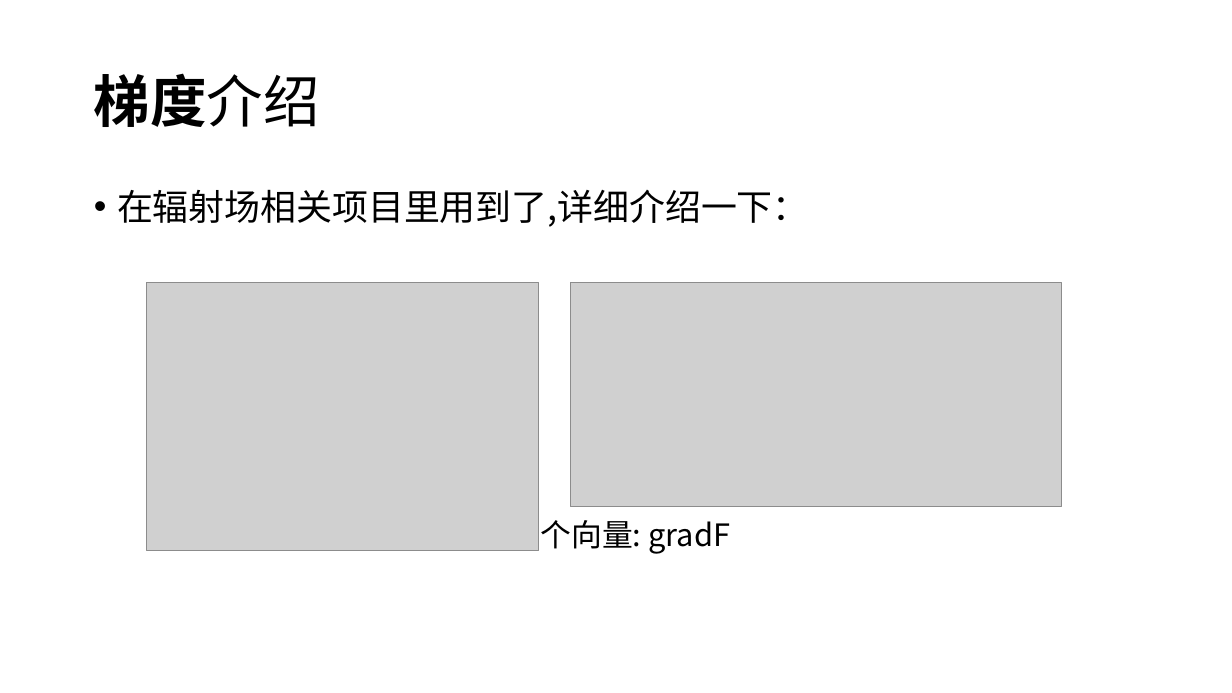
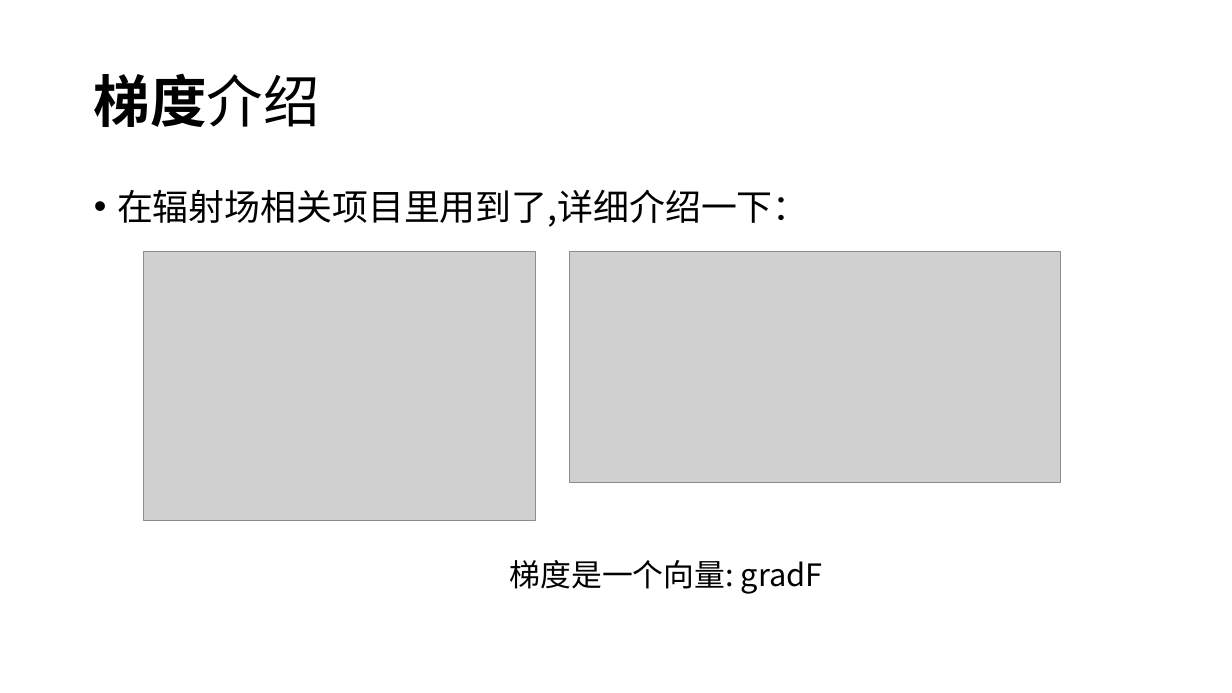
Before and after one commit to panguojun/Coordinate-System, a slide deck: slide 26 of 坐标系.pptx (slide 24 before the commit). Drawn at 1232x693 pixels with LibreOffice and Linux fonts; fonts in the diff are those of the drawing; grey boxes stand for pictures. Boxes give left, top, right and bottom in pixels: in the first picture for what was removed or moved away, otherwise in the second. Text is boxed around its words. In the diff, an @@ line names an element or a change of style, - is before the commit and + after.

```diff
--- a/坐标系.pptx
+++ b/坐标系.pptx
@@ text "在辐射场相关项目里用到了,详细介绍一下：" rewrapped from (117, 189, 809, 555) to (117, 189, 823, 594) @@
@@ picture: place and size @@
-picture at (147, 282, 539, 551)
+picture at (143, 251, 535, 520)
@@ picture: place and size @@
-picture at (570, 282, 1062, 506)
+picture at (569, 251, 1061, 482)
```
Also in this commit, not shown: 11 other slides changed, 2 slides added.
